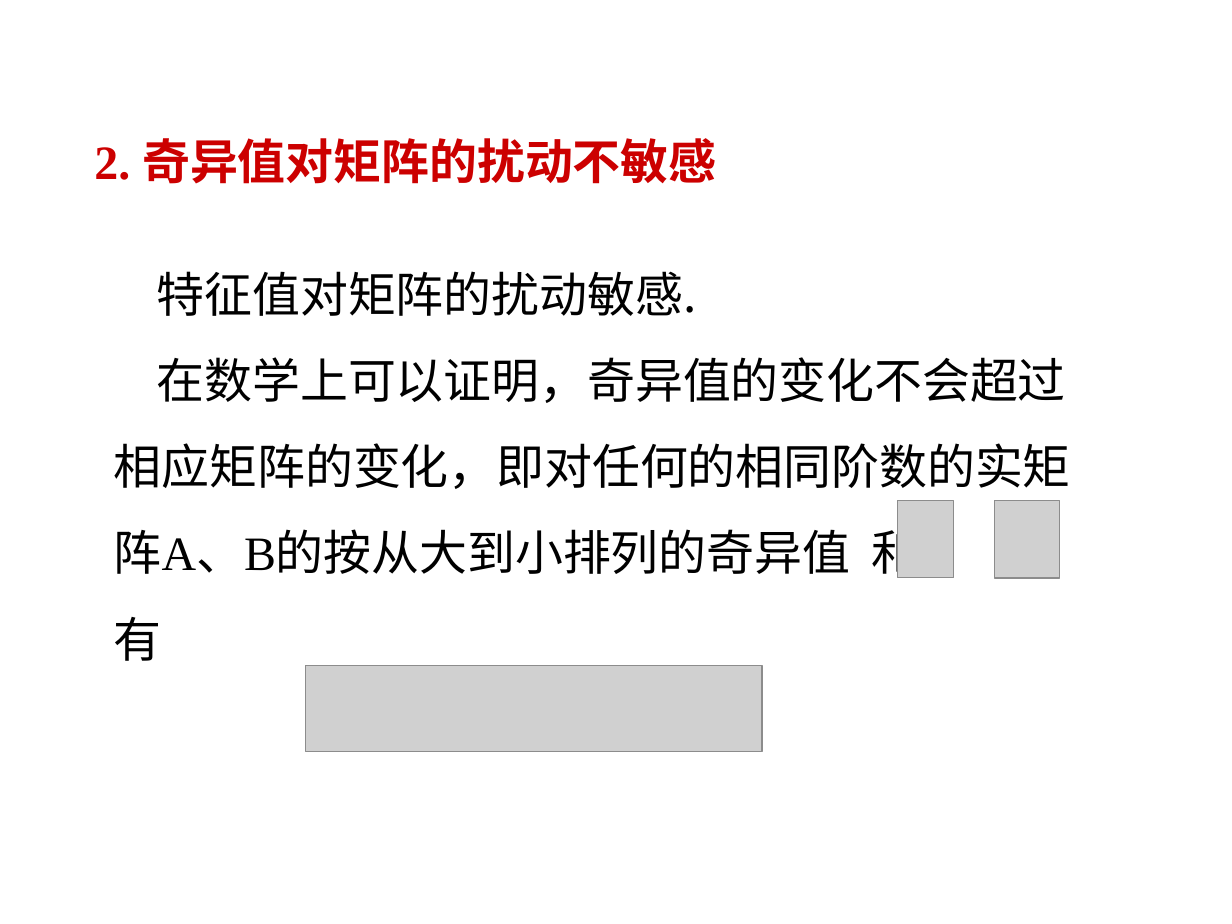
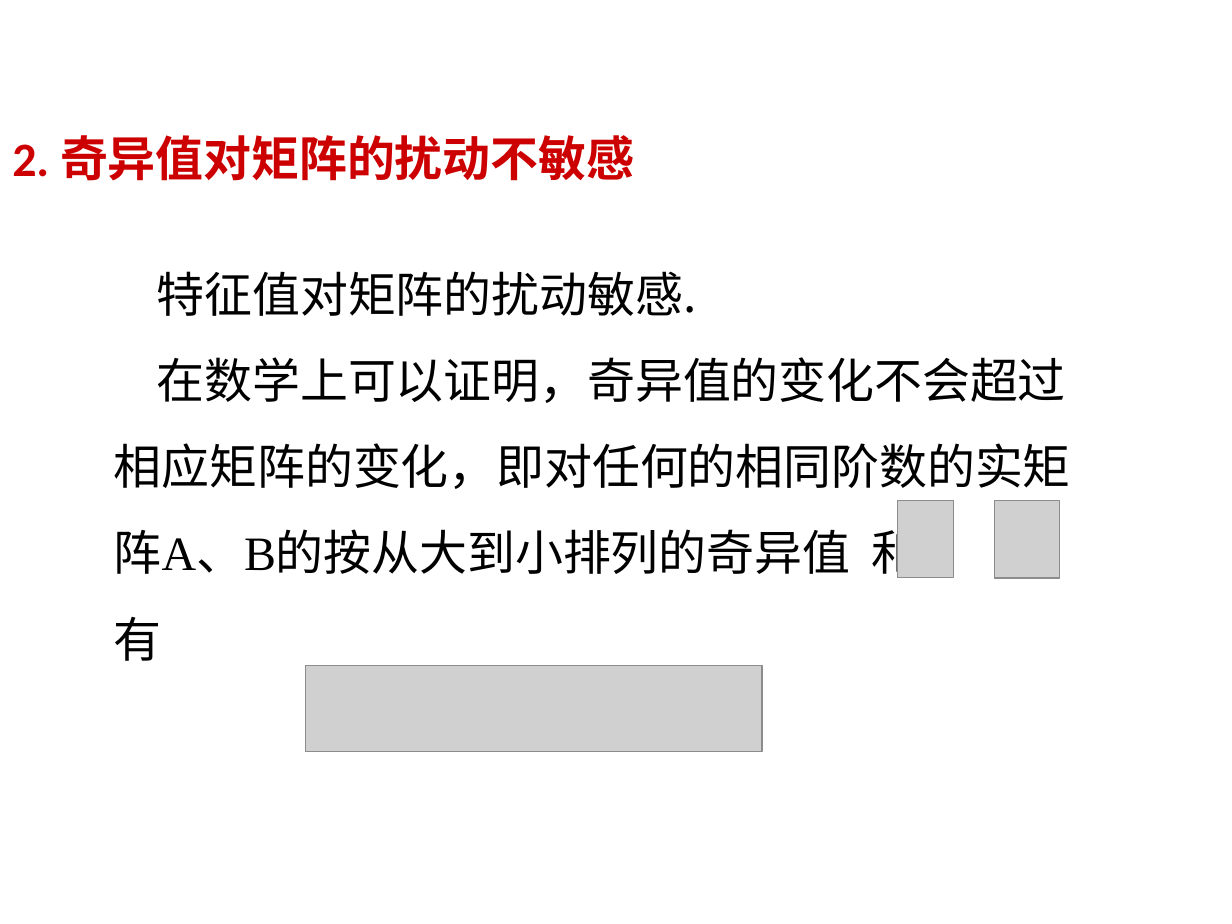
Before and after one commit to wykxwyc/wykxwyc_test, a slide deck: slide 21 of files/奇异值分解及应用.ppt. Drawn at 1232x924 pixels with LibreOffice and Linux fonts; fonts in the diff are those of the drawing; grey boxes stand for pictures; background and template pictures are left out. Boxes give left, top, right and bottom in pixels: in the first picture for what was removed or moved away, otherwise in the second. Text is boxed around its words. In the diff, an @@ line names an element or a change of style, - is before the commit and + after.

```diff
--- a/files/奇异值分解及应用.ppt
+++ b/files/奇异值分解及应用.ppt
@@ title "2. 奇异值对矩阵的扰动不敏感": place and size @@
-title "2. 奇异值对矩阵的扰动不敏感" at [94, 138, 716, 184]
+title "2. 奇异值对矩阵的扰动不敏感" at [12, 135, 634, 181]
@@ title "2. 奇异值对矩阵的扰动不敏感" at [12, 135, 634, 181]: font Times New Roman to Calibri; line spacing 1 to 0.9 @@
```
Also in this commit, not shown: 16 other slides changed, 3 other files.
